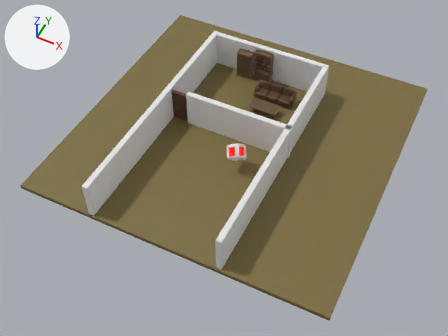
Renders of the glTF model assets/world/World.glb from each side of a commit.
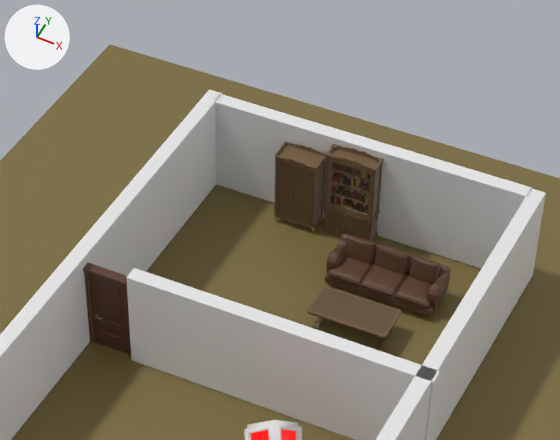
There are two pictures of each version: one whole from a camera (50 mm lens) standing at (16.9, -36.9, 40.6) and looking at (0.2, -3.4, -1.2), one close up on the part from 32% to 75% of the width and 0% to 45% of the height. The axes (+X, +Y, +Z) are drawn at upper left. The lights are the same throughout. Where no turn or scale is listed for an object, it has been applied to the vertices.

In view in the first close-up: 'BookCase_LeftDoor.001', 'BookCase_RightDoor.001', 'BookCase_Single.001', 'Closet.001', 'Closet_RightDoor.001', 'Door.001', 'DoorFrame.001', 'Plane', 'Sofa2.001', 'Table2.001', 'Wall', 'Wall.001', 'Wall.002', 'Wall.003'.
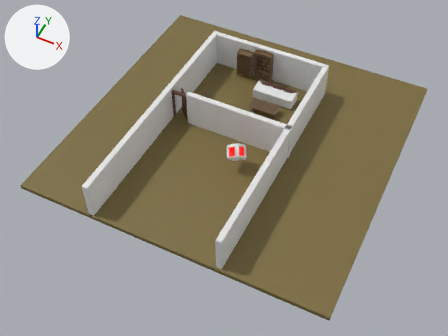
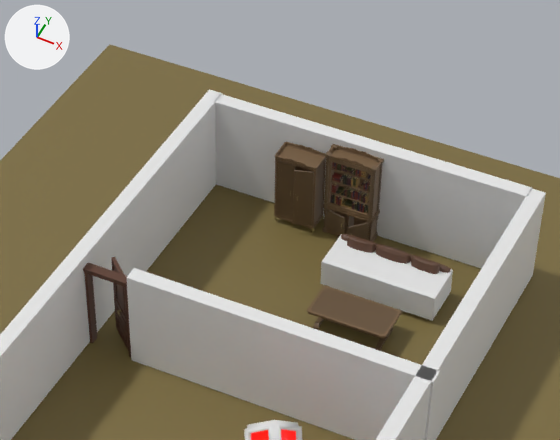
The change in detail:
Mesh me_cube_002 is new.
It is a box spanning x -2.01..2.0, y -0.78..0.78, z -0.42..0.54.
Object 'BookCase_RightDoor.001' (ob_bookcase_rightdoor_001) turns from (0, 0, 0) to (0, 0, 46) degrees about x, y and z.
Object 'BookCase_LeftDoor.001' (ob_bookcase_leftdoor_001) turns from (0, 0, 0) to (0, 0, -12) degrees about x, y and z.
Object 'Door.001' (ob_door_001) turns from (0, 0, 0) to (0, 0, -42) degrees about x, y and z.
Object 'Closet_RightDoor.001' (ob_closet_rightdoor_001) turns from (0, 0, 0) to (0, 0, 20) degrees about x, y and z.
Object 'Cube.001' (ob_cube_001) is new; it shows me_cube_002.
Its location is (1.07, 5.77, 0.58).

Changed parts and their boxes (x1, y1, x2, y2) in the close-ups (560 x 440 px):
'Cube.001', added
    after: (320, 234, 453, 321)
'Door.001', turned
    before: (89, 275, 129, 354)
    after: (111, 257, 129, 352)
'Closet_RightDoor.001', turned
    before: (294, 166, 314, 225)
    after: (292, 170, 314, 226)
'BookCase_LeftDoor.001', turned
    before: (326, 209, 348, 234)
    after: (326, 209, 345, 235)
'BookCase_RightDoor.001', turned
    before: (348, 216, 369, 240)
    after: (348, 222, 369, 240)
'Sofa2.001', unchanged, covered by the edit
    before: (325, 234, 450, 317)
    after: (341, 234, 450, 274)
